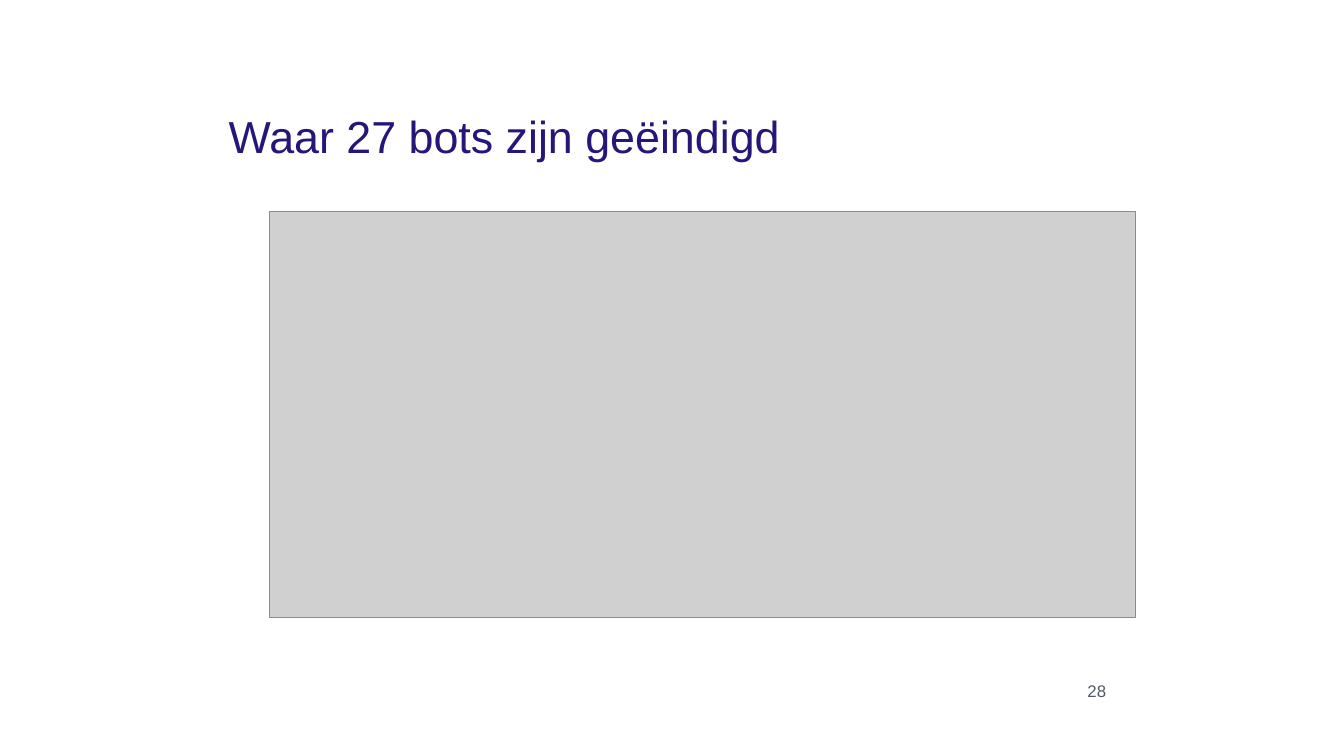
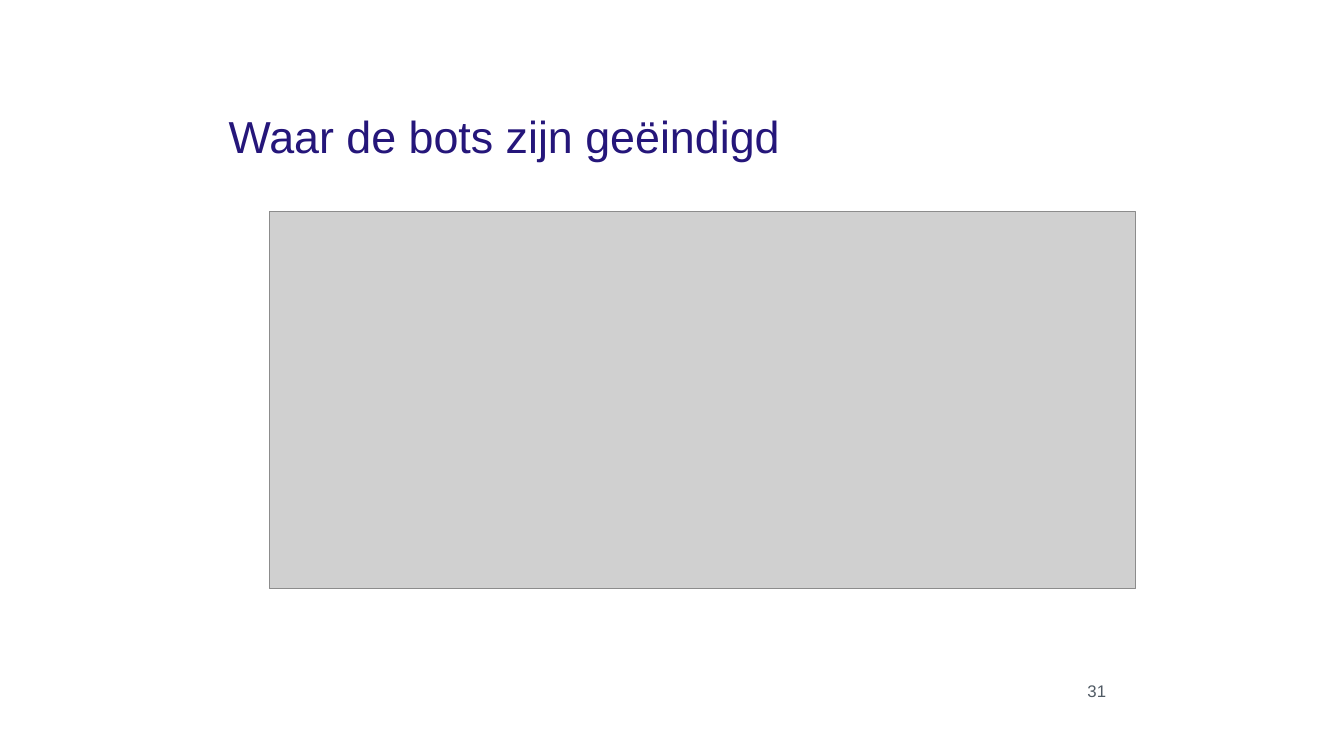
Before and after one commit to finturion/poker-analytics-challenge, a slide deck: slide 31 of powerpoints/hoorcollege/03_Exploring_Manipulating_Data_aangevuld.pptx (slide 28 before the commit). Drawn at 1344x756 pixels with LibreOffice and Linux fonts; fonts in the diff are those of the drawing; grey boxes stand for pictures; background and template pictures are left out. Boxes give left, top, right and bottom in pixels: in the first picture for what was removed or moved away, otherwise in the second. Text is boxed around its words. In the diff, an @@ line names an element or a change of style, - is before the commit and + after.

```diff
--- a/powerpoints/hoorcollege/03_Exploring_Manipulating_Data_aangevuld.pptx
+++ b/powerpoints/hoorcollege/03_Exploring_Manipulating_Data_aangevuld.pptx
@@ text at <box>229,120,779,162</box>: text changed @@
-Waar 27 bots zijn geëindigd
+Waar de bots zijn geëindigd
@@ picture: place and size @@
-picture at <box>269,212,1136,617</box>
+picture at <box>269,212,1136,589</box>
@@ text at <box>1087,685,1106,697</box>: text changed @@
-28
+31
```
Also in this commit, not shown: 4 other slides changed, 1 slide added, 5 other files.
